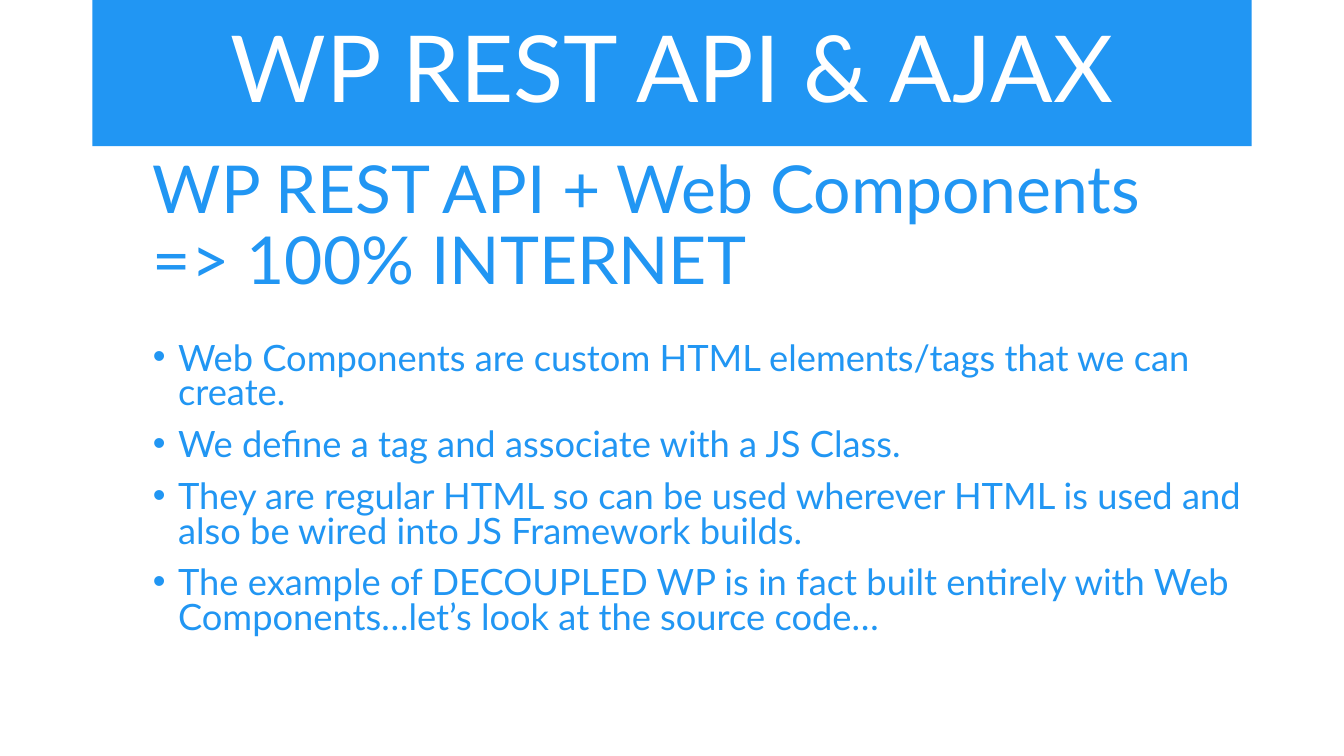
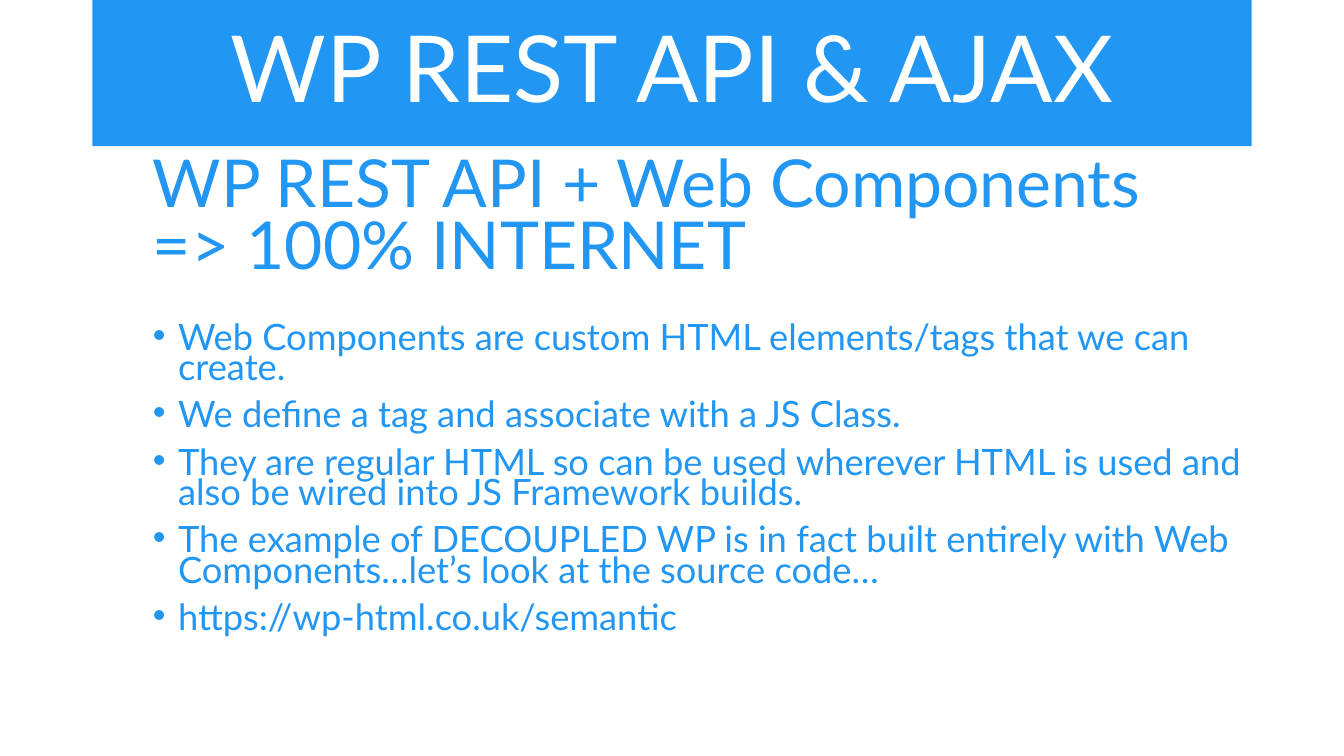
Before and after one commit to iwswordpress/rest, a slide deck: slide 18 of rest-api-workshop.pptx. Drawn at 1344x756 pixels with LibreOffice and Linux fonts; fonts in the diff are those of the drawing. Boxes give left, top, right and bottom in pixels: in the first picture for what was removed or moved away, otherwise in the second. Text is boxed around its words. In the diff, an @@ line names an element or a change of style, - is before the commit and + after.

Commit message:
edit powerpoint

```diff
--- a/rest-api-workshop.pptx
+++ b/rest-api-workshop.pptx
@@ text at (153,158,1241,590): line spacing 0.8 to 0.7 @@
@@ text at (178,603,677,637): paragraph added @@
+  • https://wp-html.co.uk/semantic
```
Also in this commit, not shown: 1 other file.
